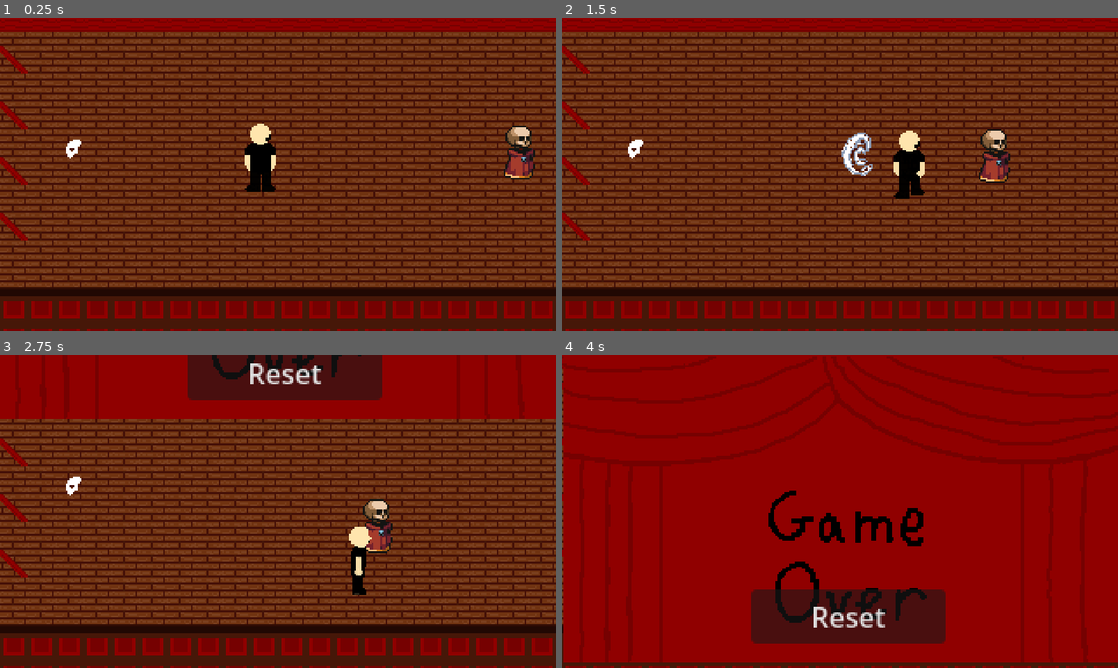
Above: before the commit, frames 1-4 (two rows, left to right).
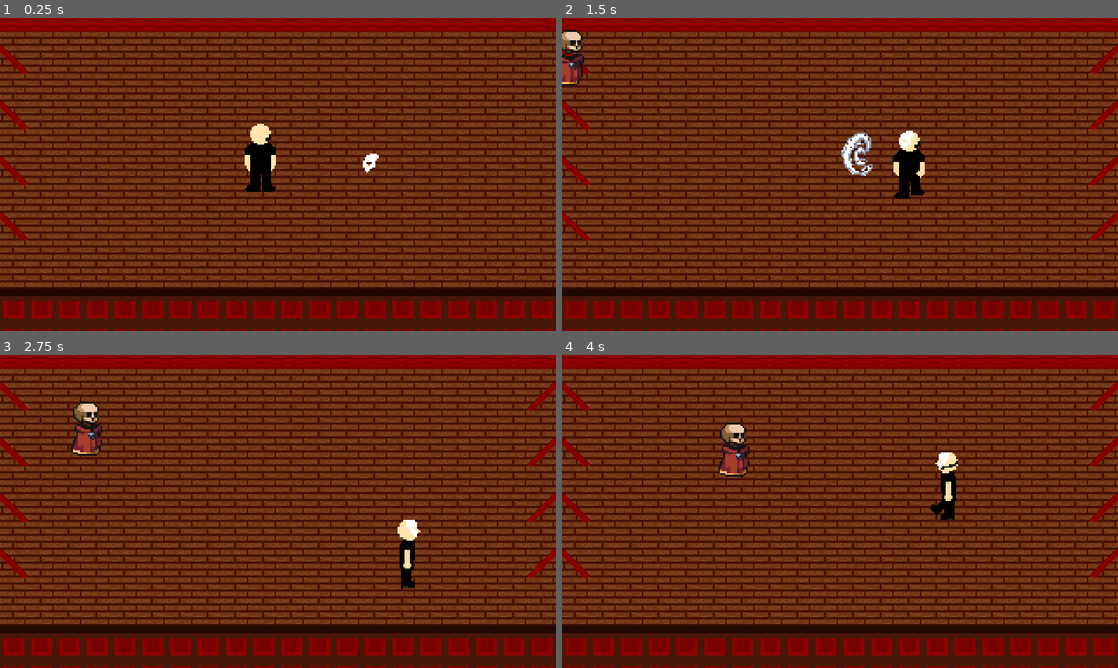
Above: after the commit, the same moments.

Repository: therritt/theater_game_v1
Game: Godot game, scene res://scenes/world.tscn
Two runs of this game, one before a commit and one after it. Both use one fixed random seed, a clock stepped at 60 frames per second and the inputs below.
Inputs (mouse positions are in pixels of both pictures, inside the frame that each line leads up to):
- Up to frame 1 (0.25 s): no input
- Up to frame 2 (1.5 s): move the mouse to (962, 158) at 0.52 s; press the mouse at (962, 158) at 0.53 s; hold D (right) 0.53-1.28 s; move the mouse to (728, 190) at 1.27 s; release the mouse at (728, 190) at 1.28 s; hold S (down) from 1.28 s (still down); click (728, 190) at 1.35 s
- Up to frame 3 (2.75 s): move the mouse to (333, 442) at 2.02 s; release S (down) at 2.03 s; press the mouse at (333, 442) at 2.03 s; hold D (right) from 2.03 s (still down)
- Up to frame 4 (4 s): move the mouse to (812, 574) at 2.77 s; release D (right) at 2.78 s; release the mouse at (812, 574) at 2.78 s; hold W (up) 2.78-3.53 s; click (812, 574) at 2.85 s; move the mouse to (1006, 558) at 3.52 s; press the mouse at (1006, 558) at 3.53 s; hold A (left) from 3.53 s (still down)

The runs differ from the first frame. In frame 1, 1.0% of the frame differs, in the area x 11-97%, y 34-52%; in frame 2, 2.1%; in frame 3, 21%; in frame 4, 91%, in the area x 0-100%, y 0-99%.

Commit message:
changed room 1

Diff:
--- a/scenes/rooms/room_1.tscn
+++ b/scenes/rooms/room_1.tscn
@@ -5,9 +5,9 @@
 [ext_resource type="Texture2D" uid="uid://ujbb651by24q" path="res://art/objects/objects.png" id="3_p8nu4"]
 [ext_resource type="Texture2D" uid="uid://ck42y6q5ia2ad" path="res://art/tiles/Tiles - Copy.png" id="4_p8nu4"]
 [ext_resource type="Texture2D" uid="uid://crj2f8tv2dvpk" path="res://art/tiles/Tiles.png" id="4_wodat"]
-[ext_resource type="PackedScene" uid="uid://bj7vsikc4ecob" path="res://scenes/mask_pickup.tscn" id="6_y5lrh"]
+[ext_resource type="PackedScene" path="res://scenes/mask_pickup.tscn" id="6_y5lrh"]
 [ext_resource type="Resource" uid="uid://kru143iyvitr" path="res://masks/phantom/phantom_mask.tres" id="7_ow1e4"]
-[ext_resource type="PackedScene" uid="uid://eqj5juqi2ue3" path="res://scenes/enemies/floaty_head.tscn" id="8_wtcj1"]
+[ext_resource type="PackedScene" uid="uid://cd1ymju3ovc4i" path="res://scenes/spawner_trigger.tscn" id="8_y5lrh"]
 
 [sub_resource type="TileSetAtlasSource" id="TileSetAtlasSource_p8nu4"]
 texture = ExtResource("1_fbq1s")
@@ -135,8 +135,8 @@
 tile_set = SubResource("TileSet_ow1e4")
 
 [node name="MaskPickup" parent="." unique_id=1578793672 instance=ExtResource("6_y5lrh")]
-position = Vector2(44, 76)
+position = Vector2(215, 84)
 mask = ExtResource("7_ow1e4")
 
-[node name="FloatyHead" parent="." unique_id=1279586487 instance=ExtResource("8_wtcj1")]
-position = Vector2(310, 95)
+[node name="spawner_trigger" parent="MaskPickup" unique_id=1651436351 instance=ExtResource("8_y5lrh")]
+amount = 1
